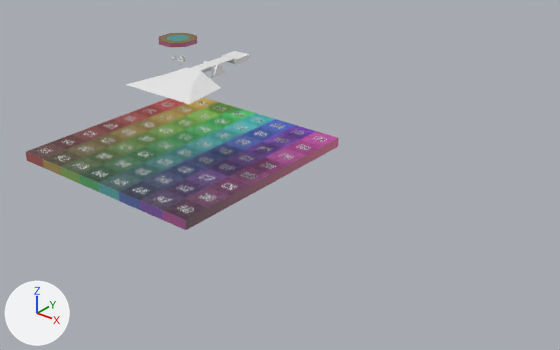
One commit to the glTF model field/field.glb: the scene before it, then after it.
One viewpoint serves both versions: a 50 mm lens placed at (415.0, -398.0, 182.0), pointed at (98.0, -1.0, -64.0). Lighting does not change. The marker at lower left points along +X, +Y and +Z. The first picture is the older version. Where no turn or scale is listed for an object, it has been applied to the vertices.

The scene before the commit, as lines of its bpy script (objects in view):
```python
ob_fixed = bpy.data.objects.new('fixed', me_立方体_005)
ob_fixed.location = (39.2, 0.0, 4.6)
ob_fixed_001 = bpy.data.objects.new('fixed.001', me_立方体_006)
ob_fixed_001.location = (26.7, 0.0, 4.6)
ob_fixed_002 = bpy.data.objects.new('fixed.002', me_cube)
ob_fixed_002.location = (32.9, 26.3, -0.5)
ob_fixed_002.scale = (-7.6, -7.6, -7.6)
ob_fixed_003 = bpy.data.objects.new('fixed.003', me_cube_004)
ob_fixed_003.location = (32.9, -26.1, -0.9)
ob_fixed_003.scale = (-7.6, -7.6, -7.6)
ob_fixed_004 = bpy.data.objects.new('fixed.004', me_circle)
ob_fixed_004.location = (-51.9, 48.6, 0.3)
ob_fixed_004.scale = (-17.3, -17.3, -17.3)
ob_平面fixed = bpy.data.objects.new('平面fixed', me_平面)
ob_平面fixed.location = (0.0, 0.0, -67.1)
ob_立方体 = bpy.data.objects.new('立方体', me_立方体_004)
ob_立方体.location = (32.9, 0.0, 7.0)
ob_立方体.rotation_euler = (0.0, 0.0, 3.142)  # degrees (0, 0, 180)
ob_立方体.scale = (-7.82, -18.6, -0.303)
```
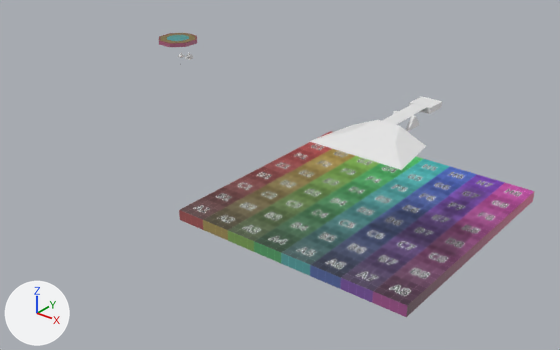
What differs and where, as boxes [x1, y1, x2, y2] in the pictures (560 x 350 px):
```json
{"object": "平面fixed", "change": "moved", "before": [26, 97, 339, 230], "after": [179, 131, 535, 317]}
{"object": "fixed.003", "change": "moved", "before": [126, 67, 221, 104], "after": [309, 120, 426, 170]}
{"object": "立方体", "change": "moved", "before": [190, 56, 233, 71], "after": [382, 104, 427, 125]}
{"object": "fixed.002", "change": "moved", "before": [221, 51, 250, 64], "after": [409, 96, 442, 114]}
{"object": "fixed", "change": "moved", "before": [211, 64, 226, 78], "after": [406, 115, 420, 131]}
{"object": "fixed.001", "change": "moved", "before": [201, 61, 214, 73], "on screen": "not visible afterwards"}
```

Scene script edits in JSON lines:
```json
{"op": "set", "path": "ob_平面fixed.location", "old": "(0.0, 0.0, -67.1)", "new": "(162.6, 7.3, -67.1)"}
{"op": "set", "path": "ob_立方体.location", "old": "(32.9, 0.0, 7.0)", "new": "(195.6, 0.0, 7.0)"}
{"op": "set", "path": "ob_fixed.location", "old": "(39.2, 0.0, 4.6)", "new": "(201.9, 0.0, 4.6)"}
{"op": "set", "path": "ob_fixed_001.location", "old": "(26.7, 0.0, 4.6)", "new": "(189.4, 0.0, 4.6)"}
{"op": "set", "path": "ob_fixed_002.location", "old": "(32.9, 26.3, -0.5)", "new": "(195.6, 26.3, -0.5)"}
{"op": "set", "path": "ob_fixed_003.location", "old": "(32.9, -26.1, -0.9)", "new": "(195.6, -26.1, -0.9)"}
```
